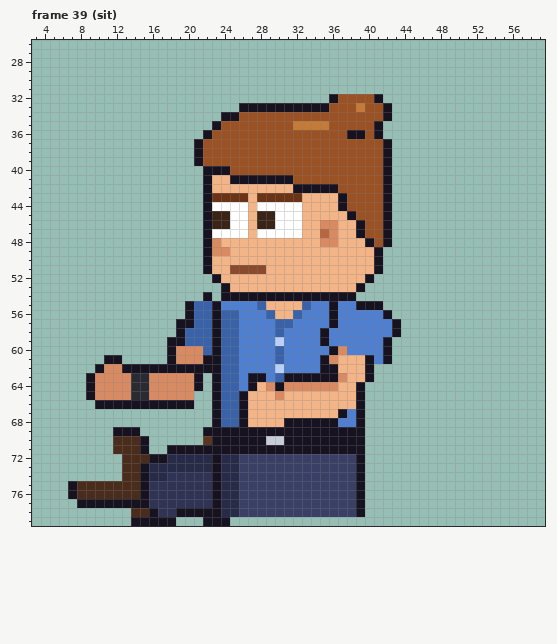
One commit to this pixel-art file: sprites/custom/custom_intern_bun_left_anim.aseprite. Above, as it was before the edit.
64x80 pixels, 85 frames. Colours within 5 levels of each other are drawn and written as one. Shown: frame 39 (sit): x 3..59, y 26..79. The commit also changed other frames, which this record leaves out.
Once edited:
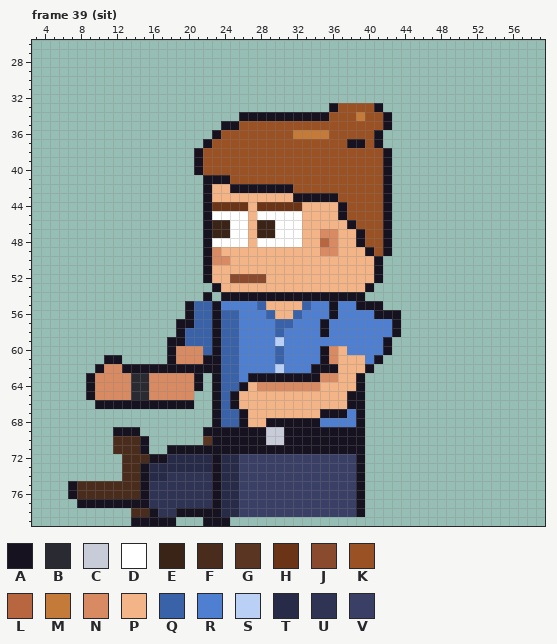
Palette (. is transparent): A #17121f  B #2a2a33  C #c8ccd8  D #ffffff  E #3a2418  F #4a2c1c  G #5a3522  H #6b3416  J #8a4a2e  K #9a5124  L #b8663f  M #c47a38  N #d88a62  P #f3b488  Q #3a62a8  R #4f7fd0  S #bbd0f5  T #272b48  U #2f3354  V #3a3f66
Diff:
--- frame 39 (sit)
@@ x 19..45 @@
 31 ...........................
-32 .................AKKKKA....
-33 .......AAAAAAAAAAKKKMKKA...
-34 .....AAKKKKKKKKKKKKKKKKA...
-35 ....AKKKKKKKKMMMMKKKKKA....
-36 ...AKKKKKKKKKKKKKKKAAKA....
-37 ..AKKKKKKKKKKKKKKKKKKKKA...
+32 ...........................
+33 .................AKKKKA....
+34 .......AAAAAAAAAAKKKMKKA...
+35 .....AAKKKKKKKKKKKKKKKKA...
+36 ....AKKKKKKKKMMMMKKKKKA....
+37 ...AKKKKKKKKKKKKKKKAAKA....
 38 ..AKKKKKKKKKKKKKKKKKKKKA...
 39 ..AKKKKKKKKKKKKKKKKKKKKA...
-40 ...AAAKKKKKKKKKKKKKKKKKA...
-41 ...APPAAAAAAAKKKKKKKKKKA...
-42 ...APPPPPPPPPAAAAAKKKKKA...
-43 ...AHHHHPHHHHHPPPPAKKKKA...
-44 ...ADDDDPDDDDDPPPPAKKKKA...
-45 ...AEEDDPEEDDDPPPPPAKKKA...
-46 ...AEEDDPEEDDDPPNNPPAKKA...
-47 ...ADDDDPDDDDDPPLNPPAKKA...
-48 ...ANPPPPPPPPPPPNNPPPAKA...
-49 ...ANNPPPPPPPPPPPPPPPPA....
-50 ...APPPPPPPPPPPPPPPPPPA....
-51 ...APPJJJJPPPPPPPPPPPPA....
-52 ....APPPPPPPPPPPPPPPPA.....
-53 .....APPPPPPPPPPPPPPA......
-54 ...A.AAAAAAAAAAAAAAA.......
+40 ..AKKKKKKKKKKKKKKKKKKKKA...
+41 ...AAAKKKKKKKKKKKKKKKKKA...
+42 ...APPAAAAAAAKKKKKKKKKKA...
+43 ...APPPPPPPPPAAAAAKKKKKA...
+44 ...AHHHHPHHHHHPPPPAKKKKA...
+45 ...ADDDDPDDDDDPPPPAKKKKA...
+46 ...AEEDDPEEDDDPPPPPAKKKA...
+47 ...AEEDDPEEDDDPPNNPPAKKA...
+48 ...ADDDDPDDDDDPPLNPPAKKA...
+49 ...ANPPPPPPPPPPPNNPPPAKA...
+50 ...ANNPPPPPPPPPPPPPPPPA....
+51 ...APPPPPPPPPPPPPPPPPPA....
+52 ...APPJJJJPPPPPPPPPPPPA....
+53 ....APPPPPPPPPPPPPPPPA.....
+54 ...A.AAAAAAAAAAAAAAAA......
 55 .AQQARRRRQPPPPQRRARRAAA....
-56 .AQQAQQRRRQPPQRRRARRRRRA...
-57 AAQQAQQRRRRQQRRRRARRRRRRA..
+56 .AQQAQQRRRQPPQRRRARRRRAAA..
+57 AAQQAQQRRRRQQRRRARRRRRRRA..
 58 AQQQAQQRRRRQRRRRARRRRRRRA..
-59 AQQQAQQRRRRSRRRRARRRRRRA...
-60 NNNQAQQRRRRQRRRRRANRRRRA...
-61 NNNAAQQRRRRQRRRRANPPPARA...
-62 AAAAAQQRRRRSRRRRAAPPPA.....
-63 NNA.AQQRAARQAAAAAANPPA.....
-64 NNA.AQQRAPNANNNNNNPPA......
-65 NN..AQQAPPPNPPPPPPPPA......
-66 AA..AQQAPPPPPPPPPPPPA......
-67 ....AQQAPPPPPPPPPPARA......
-68 ....AQQAPPPPAAAAAARRA......
-69 ...AAAAAAAAAAAAAAAAAA......
+59 AQQQAQQRRRRSRRRRRRRRRRRA...
+60 NNNQAQQRRRRQRRRRANPRRRRA...
+61 NNNAAQQRRRRQRRRRANPPPRA....
+62 AAAAAQQRRRRSRRRAAAPPPA.....
+63 NNA.AQQRAAAAAAAANNPPA......
+64 NNA.AQQAPNNNNNNNPPPPA......
+65 NN..AQAPPPPPPPPPPPPAA......
+66 AA..AQAPPPPPPPPPPPPAA......
+67 ....AQQAPPPPPPPPAAARA......
+68 ....AQQAPPAAAAAARRRRA......
+69 ...AAAAAAACCAAAAAAAAA......
 70 ...GAAAAAACCAAAAAAAAA......
Where, in picture pixels (left, top, right, bottom), the same in both pictures:
changed: (194, 94, 401, 436)
